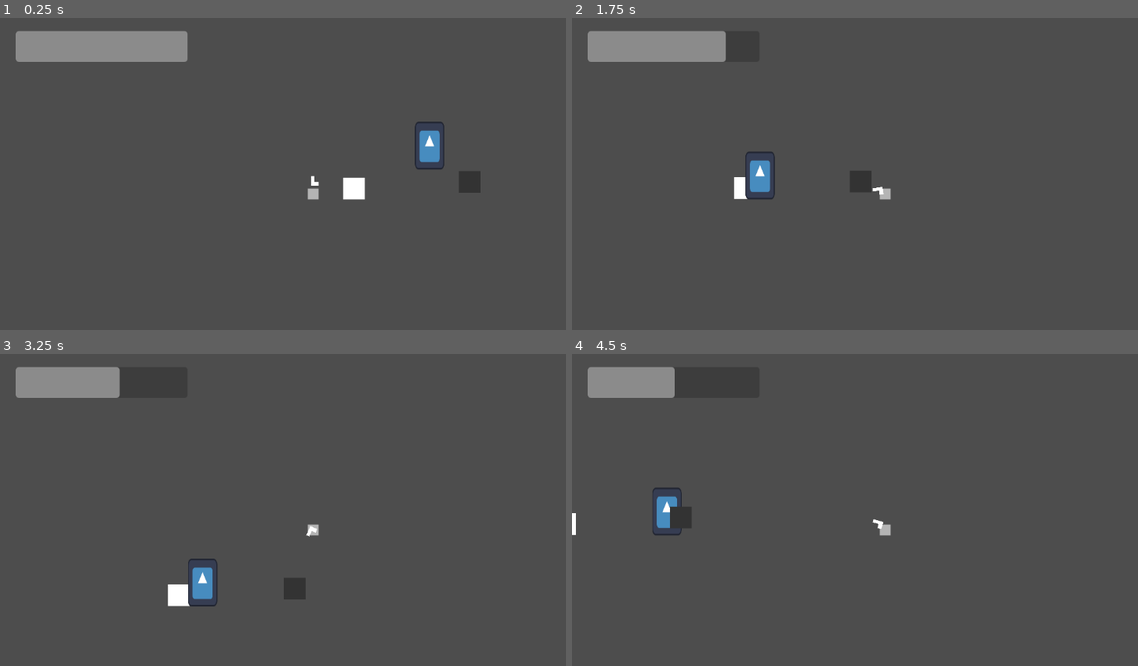
Above: before the commit, frames 1-4 (two rows, left to right).
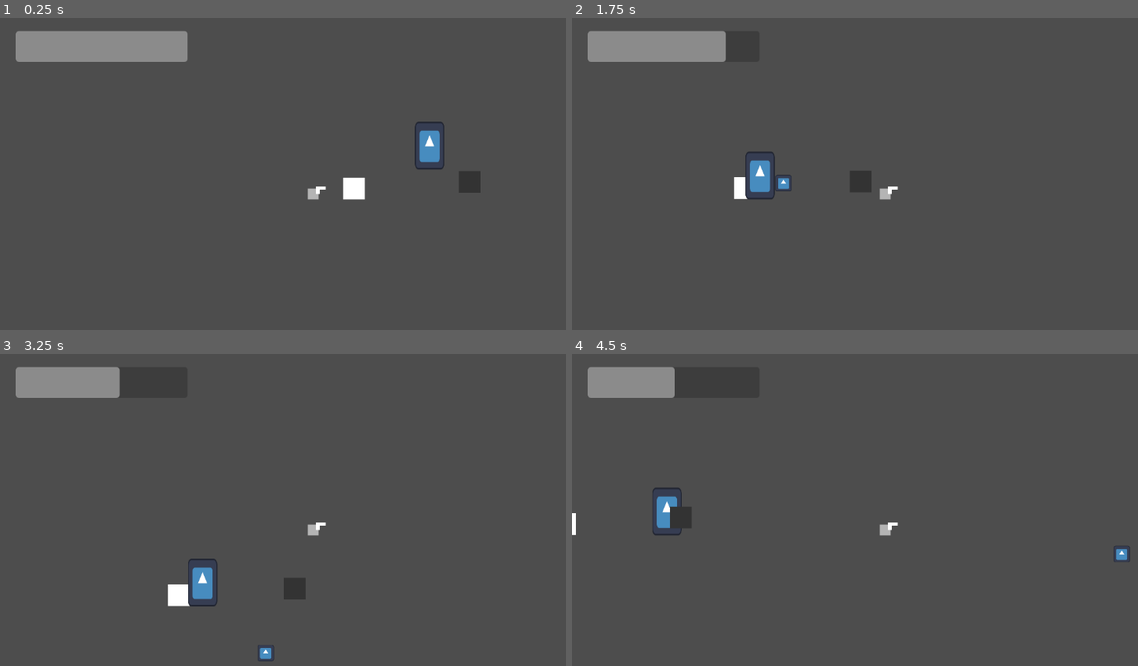
Above: after the commit, the same moments.

Repository: Newait/Mechanical_Revolution
Game: Godot game, scene res://scenes/game.tscn
The game is run twice, just before and just after one commit, with the same random seed, the same clock (stepped at 60 frames per second) and the same inputs. The project has no main scene, so this scene is started directly. The engine's default icon, where the game draws it, is replaced by a stand-in: a white triangle on a blue panel in a dark square.
Inputs (mouse positions are in pixels of both pictures, inside the frame that each line leads up to):
- Up to frame 1 (0.25 s): no input
- Up to frame 2 (1.75 s): move the mouse to (1024, 177) at 0.52 s; hold 1 0.53-1.28 s; hold Right (move_right) from 0.53 s (still down); click (1024, 177) at 0.6 s; tap Space (jump) at 0.77, 1.52 s; move the mouse to (758, 211) at 1.27 s; tap 1 at 1.35 s; click (758, 211) at 1.55 s
- Up to frame 3 (3.25 s): move the mouse to (373, 453) at 2.02 s; release Right (move_right) at 2.03 s; hold Left (move_left) 2.03-2.78 s; hold 1 2.03-2.78 s; click (373, 453) at 2.1 s; move the mouse to (283, 600) at 2.77 s; hold Right (move_right) from 2.78 s (still down); tap 1 at 2.85 s; tap Space (jump) at 3.02 s; click (283, 600) at 3.05 s
- Up to frame 4 (4.5 s): move the mouse to (1075, 581) at 3.52 s; hold 1 3.53-4.28 s; click (1075, 581) at 3.6 s; tap Space (jump) at 3.77 s; move the mouse to (696, 475) at 4.27 s; release Right (move_right) at 4.28 s; hold Left (move_left) from 4.28 s (still down); tap 1 at 4.35 s

The runs differ from the first frame. In frame 1, less than 0.1% of the frame differs, in the area x 54-58%, y 50-57%; in frame 2, 0.2%; in frame 3, 0.2%; in frame 4, 0.2%, in the area x 53-99%, y 52-67%.
Error before the commit: Cannot call method 'instantiate' on a null value. (res://scripts/weapontest.gd:24)

Commit message:
Laser Weapon development

Diff:
--- a/mechanical-revolution/project.godot
+++ b/mechanical-revolution/project.godot
@@ -38,6 +38,14 @@
 "events": [Object(InputEventMouseButton,"resource_local_to_scene":false,"resource_name":"","device":-1,"window_id":0,"a …(261 unchanged characters)…
 ]
 }
+switch_slot={
+"deadzone": 0.2,
+"events": [Object(InputEventKey,"resource_local_to_scene":false,"resource_name":"","device":-1,"window_id":0,"alt_pressed":false,"shift_pressed":false,"ctrl_pressed":false,"meta_pressed":false,"pressed":false,"keycode":0,"physical_keycode":49,"key_label":0,"unicode":49,"location":0,"echo":false,"script":null)
+, Object(InputEventKey,"resource_local_to_scene":false,"resource_name":"","device":-1,"window_id":0,"alt_pressed":false,"shift_pressed":false,"ctrl_pressed":false,"meta_pressed":false,"pressed":false,"keycode":0,"physical_keycode":50,"key_label":0,"unicode":50,"location":0,"echo":false,"script":null)
+, Object(InputEventKey,"resource_local_to_scene":false,"resource_name":"","device":-1,"window_id":0,"alt_pressed":false,"shift_pressed":false,"ctrl_pressed":false,"meta_pressed":false,"pressed":false,"keycode":0,"physical_keycode":51,"key_label":0,"unicode":51,"location":0,"echo":false,"script":null)
+, Object(InputEventKey,"resource_local_to_scene":false,"resource_name":"","device":-1,"window_id":0,"alt_pressed":false,"shift_pressed":false,"ctrl_pressed":false,"meta_pressed":false,"pressed":false,"keycode":0,"physical_keycode":52,"key_label":0,"unicode":52,"location":0,"echo":false,"script":null)
+]
+}
 
 [layer_names]
 
--- a/mechanical-revolution/scenes/laser_weapon.tscn
+++ b/mechanical-revolution/scenes/laser_weapon.tscn
@@ -1,12 +1,10 @@
-[gd_scene load_steps=3 format=3 uid="uid://cq3pkksnq5ke0"]
+[gd_scene load_steps=2 format=3 uid="uid://cq3pkksnq5ke0"]
 
 [ext_resource type="Script" uid="uid://frpsp54ofiy" path="res://scripts/laser_weapon.gd" id="1_nblfd"]
-[ext_resource type="PackedScene" path="res://scenes/laser.tscn" id="2_dhtfa"]
 
 [node name="LaserWeapon" type="Node2D"]
 scale = Vector2(0.46, 0.46)
 script = ExtResource("1_nblfd")
-laser = ExtResource("2_dhtfa")
 
 [node name="Handle" type="ColorRect" parent="."]
 unique_name_in_owner = true
--- a/mechanical-revolution/scenes/player.tscn
+++ b/mechanical-revolution/scenes/player.tscn
@@ -1,6 +1,6 @@
 [gd_scene load_steps=8 format=3 uid="uid://bthhrey1wx5os"]
 
-[ext_resource type="Texture2D" uid="uid://cs3aqqhbyeto8" path="res://Assets/Sprite-0001-Sheet.png" id="1_4flbx"]
+[ext_resource type="Texture2D" uid="uid://cs3aqqhbyeto8" path="res://assets/Sprite-0001-Sheet.png" id="1_4flbx"]
 [ext_resource type="Script" uid="uid://c1rmemdk1s4ei" path="res://scripts/player.gd" id="1_g2els"]
 [ext_resource type="PackedScene" uid="uid://5qcaepgahbcv" path="res://scenes/player_projectile.tscn" id="2_qhqgy"]
 [ext_resource type="PackedScene" uid="uid://b7rgtrys6bi5g" path="res://scenes/weapon.tscn" id="3_dqkch"]
--- a/mechanical-revolution/scenes/weapon.tscn
+++ b/mechanical-revolution/scenes/weapon.tscn
@@ -1,10 +1,12 @@
-[gd_scene load_steps=2 format=3 uid="uid://b7rgtrys6bi5g"]
+[gd_scene load_steps=3 format=3 uid="uid://b7rgtrys6bi5g"]
 
 [ext_resource type="Script" uid="uid://bomw3km7rsfkn" path="res://scripts/weapontest.gd" id="1_xasec"]
+[ext_resource type="PackedScene" uid="uid://5qcaepgahbcv" path="res://scenes/player_projectile.tscn" id="2_uxn4k"]
 
 [node name="Weapon" type="Node2D"]
 scale = Vector2(0.46, 0.46)
 script = ExtResource("1_xasec")
+attack = ExtResource("2_uxn4k")
 
 [node name="Handle" type="ColorRect" parent="."]
 unique_name_in_owner = true
--- a/mechanical-revolution/scripts/laser.gd
+++ b/mechanical-revolution/scripts/laser.gd
@@ -3,6 +3,9 @@
 var damage := 5.0
 var direction := Vector2.ZERO
 
+func _init(look: Vector2, dps: float) -> void:
+	direction = look
+	damage = dps
 
 func _ready() -> void:
 	pass
--- a/mechanical-revolution/scripts/laser_weapon.gd
+++ b/mechanical-revolution/scripts/laser_weapon.gd
@@ -1,8 +1,35 @@
 class_name LaserWeapon extends Weapon
-@export var laser : PackedScene
+@onready var cd_timer: Timer = %CDTimer
 
+@export var laser := Laser
+var laserInstance : Laser
+var damage := 5.0
+var is_firing := false
 
+func _ready() -> void:
+	cd_timer.timeout.connect(func () -> void:
+		_can_fire = true
+	)
+
+func contFire(lookVector:Vector2) -> void:
+	laserInstance.upd_direction(lookVector)
+
+func _physics_process(delta: float) -> void:
+	if is_firing:
+		contFire(get_local_mouse_position().normalized())
+		if Input.is_action_just_released("Shoot"):
+			stop_fire()
+
+func stop_fire() -> void:
+	_can_fire = false
+	laserInstance.queue_free()
+	is_firing = false
+	cd_timer.start()
 func fire(lookVector:Vector2) -> void:
+	if _can_fire:
+		laserInstance = laser.new(lookVector, damage)
+		add_child(laserInstance)
+		is_firing = true
 	#if _can_fire:
 		#_can_fire = false
 		#timer.start()
@@ -11,4 +38,3 @@
 		#)
 	#else:
 		#return
-	var newLaser : Laser= laser.instantiate()
--- a/mechanical-revolution/scripts/player.gd
+++ b/mechanical-revolution/scripts/player.gd
@@ -12,6 +12,7 @@
 var weapon: Weapon
 @onready var inventory: Node2D = $Inventory
 @export var toolbar : Array[Node]
+@export var weaponkeybinds : Dictionary
 var current_weapon := 0
 
 signal tookDamage
@@ -32,17 +33,19 @@
 
 func _physics_process(delta: float) -> void:
 	var direction := Input.get_axis("move_left", "move_right")
-	weapon.rotation = (get_local_mouse_position().normalized() * (-1 if weapon.flippedH else 1)).angle()
-	var shouldFlip = (
-		((not weapon.flippedH) and (get_local_mouse_position().x < 0.0))
-		or ((weapon.flippedH) and (get_local_mouse_position().x > 0.0))
-	)
-	if shouldFlip:
-		weapon.flipH()
-
+	#weapon.rotation = (get_local_mouse_position().normalized() * (-1 if weapon.flippedH else 1)).angle()
+	#var shouldFlip = (
+		#((not weapon.flippedH) and (get_local_mouse_position().x < 0.0))
+		#or ((weapon.flippedH) and (get_local_mouse_position().x > 0.0))
+	#)
+	#if shouldFlip:
+		#weapon.flipH()
+		#
 	var desired_velocity : Vector2
 	desired_velocity.x = direction * MAX_SPEED
 	velocity += get_gravity() * delta
+	if Input.is_key_pressed(KEY_1):
+		change_weapon(0)
 	if Input.is_action_just_pressed("Shoot"):
 		weapon.fire(get_local_mouse_position().normalized())
 		take_damage(10.0)
--- a/mechanical-revolution/scripts/weapon.gd
+++ b/mechanical-revolution/scripts/weapon.gd
@@ -1,5 +1,5 @@
 @abstract class_name Weapon extends Node2D
-@export var projectile : PackedScene
+@export var attack : PackedScene
 ## This timer's wait_time serves as the cooldown for the weapon
 @onready var timer: Timer = get_node("CDTimer")
 
--- a/mechanical-revolution/scripts/weapontest.gd
+++ b/mechanical-revolution/scripts/weapontest.gd
@@ -21,7 +21,7 @@
 		)
 	else:
 		return
-	var newProjectile : PlayerProjectileGB= projectile.instantiate()
+	var newProjectile : PlayerProjectileGB= attack.instantiate()
 	newProjectile.direction = lookVector
 	get_tree().current_scene.add_child(newProjectile)
 	if (get_parent() is Node2D ):
